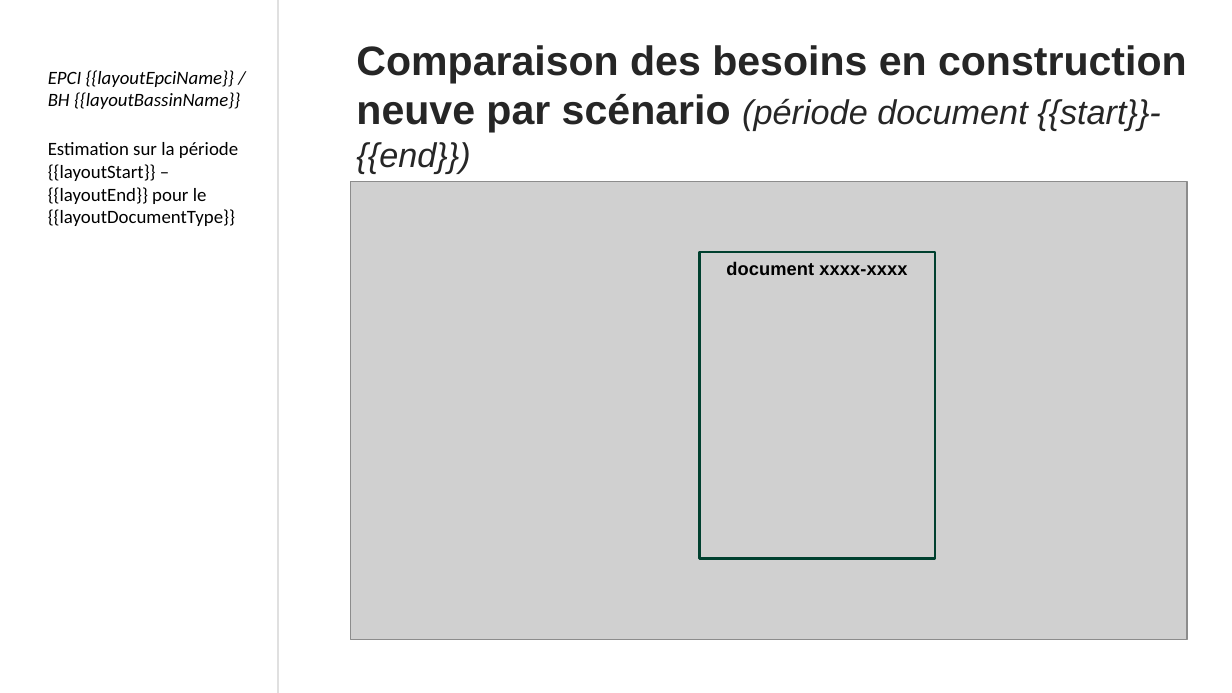
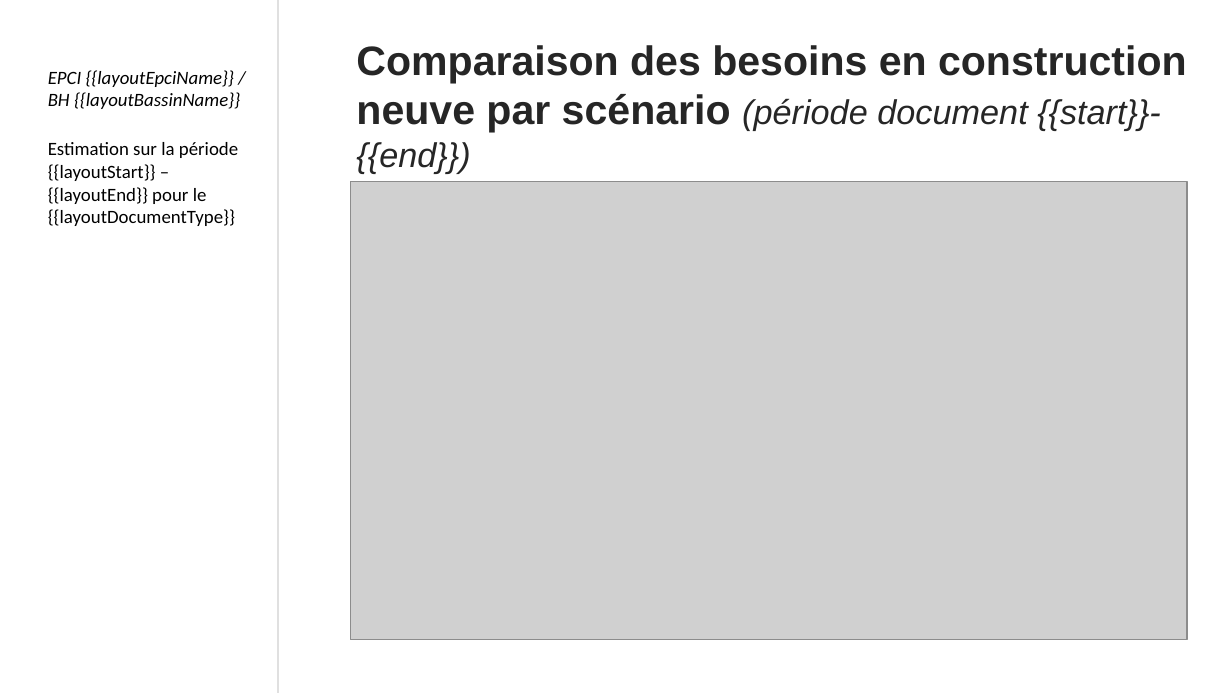
Before and after one commit to MTES-MCT/otelo-back, a slide deck: slide 16 of public/ppt/template.pptx. Drawn at 1232x693 pixels with LibreOffice and Linux fonts; fonts in the diff are those of the drawing; grey boxes stand for pictures; background and template pictures are left out. Boxes give left, top, right and bottom in pixels: in the first picture for what was removed or moved away, otherwise in the second. Text is boxed around its words. In the diff, an @@ line names an element or a change of style, - is before the commit and + after.

```diff
--- a/public/ppt/template.pptx
+++ b/public/ppt/template.pptx
@@ rectangle removed at [700, 253, 935, 559] @@
-document xxxx-xxxx
```
Also in this commit, not shown: 4 other slides changed, 27 other files.
